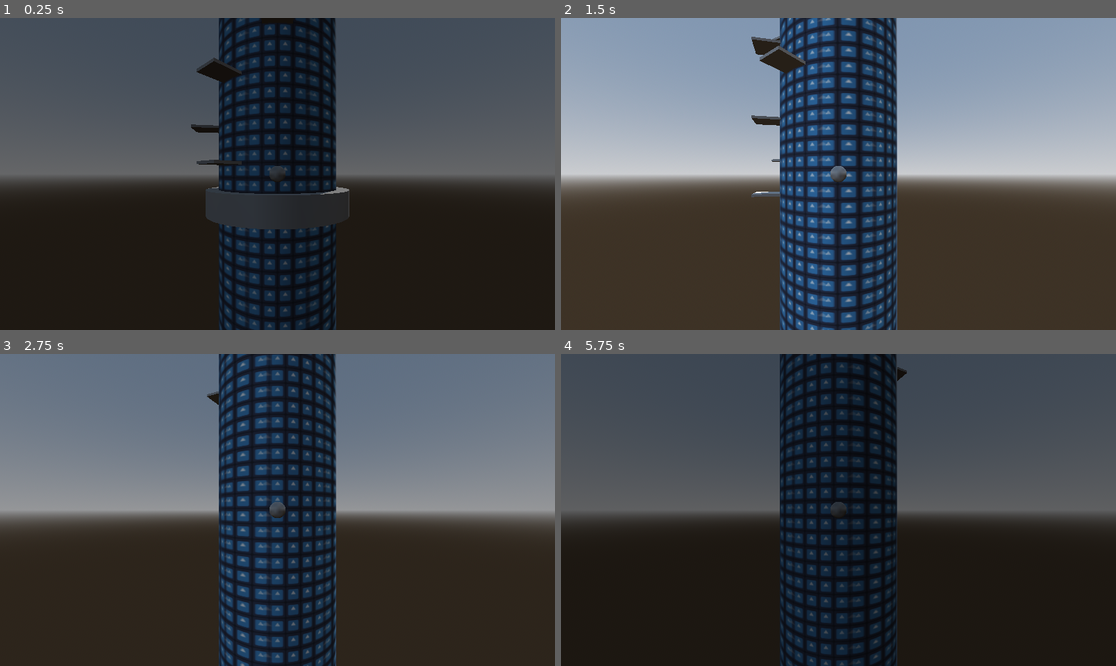
Above: before the commit, frames 1-4 (two rows, left to right).
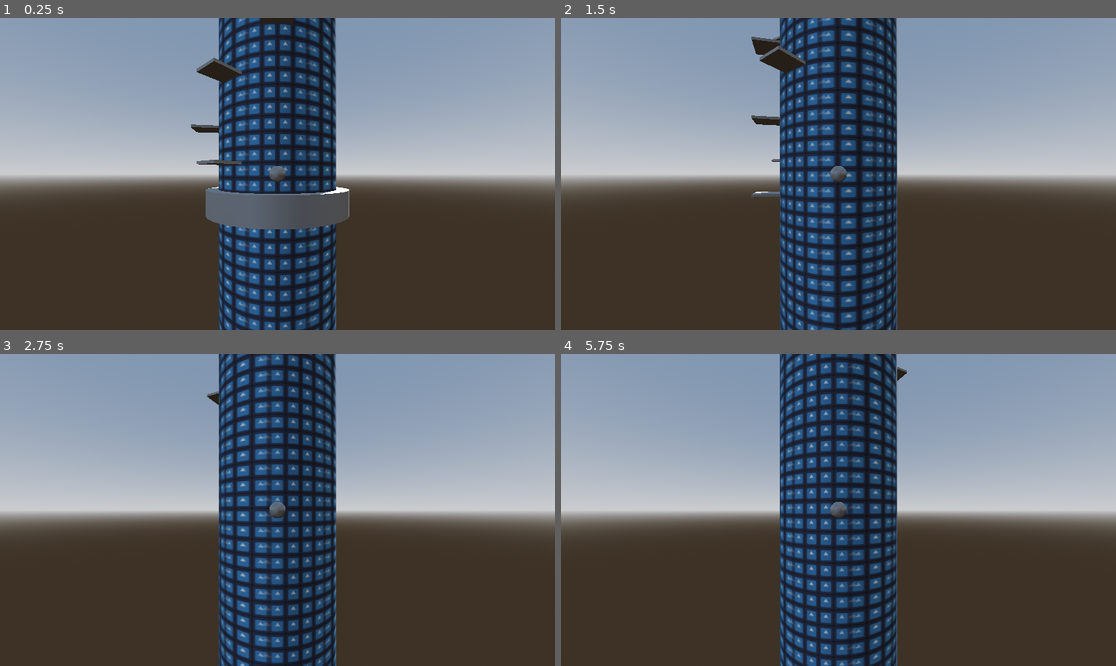
Above: after the commit, the same moments.

Repository: safgd/Infinite-Jump-Game
Game: Godot game, scene res://Scenes/game.tscn
The game is run twice, just before and just after one commit, with the same random seed, the same clock (stepped at 60 frames per second) and the same inputs. The engine's default icon, where the game draws it, is replaced by a stand-in: a white triangle on a blue panel in a dark square.
Inputs:
- Up to frame 1 (0.25 s): no input
- Up to frame 2 (1.5 s): tap Enter (ui_accept) at 0.5, 0.6, 0.77, 1.07, 1.35 s; hold Right (ui_right) 0.53-1.28 s; hold Down (ui_down) from 1.28 s (still down)
- Up to frame 3 (2.75 s): tap Enter (ui_accept) at 1.52, 1.82, 2.1 s; release Down (ui_down) at 2.03 s; hold Right (ui_right) from 2.03 s (still down)
- Up to frame 4 (5.75 s): release Right (ui_right) at 2.78 s; hold Up (ui_up) 2.78-3.53 s; tap Enter (ui_accept) at 2.85, 3.02, 3.32, 3.6, 3.77, 4.07, 4.35, 4.52, 4.82, 5.1 s; hold Left (ui_left) 3.53-5.03 s; hold Down (ui_down) from 5.03 s (still down)

The runs differ from the first frame. In frame 1, 95% of the frame differs, in the area x 0-100%, y 0-100%; in frame 2, nothing differs; in frame 3, 52%; in frame 4, 96%.

Commit message:
basic ui for collected items added

Diff:
--- a/Scenes/game.tscn
+++ b/Scenes/game.tscn
@@ -44,10 +44,11 @@
 [node name="CollisionShape3D" type="CollisionShape3D" parent="Base" unique_id=272909533]
 shape = SubResource("CylinderShape3D_v158k")
 
-[node name="Player" parent="." unique_id=1079215216 node_paths=PackedStringArray("map_to_rotate", "base") instance=ExtResource("3_wrm1d")]
+[node name="Player" parent="." unique_id=1079215216 node_paths=PackedStringArray("map_to_rotate", "base", "ui") instance=ExtResource("3_wrm1d")]
 transform = Transform3D(1, 0, 0, 0, 1, 0, 0, 0, 1, 0, 2.6617432, 5.6999598)
 map_to_rotate = NodePath("../Cylinder Map")
 base = NodePath("../Base")
+ui = NodePath("../Game UI")
 speed = 50.0
 jump_velocity = 9.0
 
--- a/Scenes/game_ui.tscn
+++ b/Scenes/game_ui.tscn
@@ -4,8 +4,29 @@
 
 [node name="Game UI" type="CanvasLayer" unique_id=531651677]
 script = ExtResource("1_gek4i")
+collectables_textures = Dictionary[int, Texture]({
+0: null,
+1: null,
+2: null
+})
+collectables_names = Dictionary[int, String]({
+0: "",
+1: "1 Extra Jump",
+2: "Low Gravity"
+})
+
+[node name="Collectable VBox" type="VBoxContainer" parent="." unique_id=637718823]
+offset_right = 85.0
+offset_bottom = 85.0
+
+[node name="Collectable TextureRect" type="TextureRect" parent="Collectable VBox" unique_id=118644717]
+layout_mode = 2
+
+[node name="Collectable Label" type="Label" parent="Collectable VBox" unique_id=396445348]
+layout_mode = 2
 
 [node name="Blending ColorRect" type="ColorRect" parent="." unique_id=676587615]
+visible = false
 anchors_preset = 15
 anchor_right = 1.0
 anchor_bottom = 1.0
--- a/Scripts/game_ui.gd
+++ b/Scripts/game_ui.gd
@@ -6,6 +6,10 @@
 @onready var blending_color_rect: ColorRect = $"Blending ColorRect"
 @export var blend_duration: float = 0.5
 var tween: Tween
+@onready var collectable_texture_rect: TextureRect = $"Collectable VBox/Collectable TextureRect"
+@onready var collectable_label: Label = $"Collectable VBox/Collectable Label"
+@export var collectables_textures: Dictionary[Collectable.Type, Texture]
+@export var collectables_names: Dictionary[Collectable.Type, String]
 
 func _ready() -> void:
 	blend_in_game()
@@ -30,3 +34,7 @@
 func _exit_tree() -> void:
 	if tween:
 		tween.stop()
+
+func set_collectable(type: Collectable.Type)->void:
+	collectable_texture_rect.texture = collectables_textures[type]
+	collectable_label.text = collectables_names[type]
--- a/Scripts/player.gd
+++ b/Scripts/player.gd
@@ -3,6 +3,7 @@
 
 @export var map_to_rotate: Map
 @export var base: Node3D
+@export var ui: Game_UI
 
 @export var speed: float = 5.0
 @export var jump_velocity = 4.5
@@ -44,6 +45,7 @@
 				collectable_use_timer.start()
 
 		usable_collectable = Collectable.Type.EMPTY
+		ui.set_collectable(Collectable.Type.EMPTY)
 
 	# Get the input direction and handle the movement/deceleration.
 	# As good practice, you should replace UI actions with custom gameplay actions.
@@ -61,6 +63,7 @@
 
 func pickup_collectable(type: Collectable.Type)->void:
 	usable_collectable = type
+	ui.set_collectable(type)
 
 
 func _on_collectable_use_timer_timeout() -> void:
